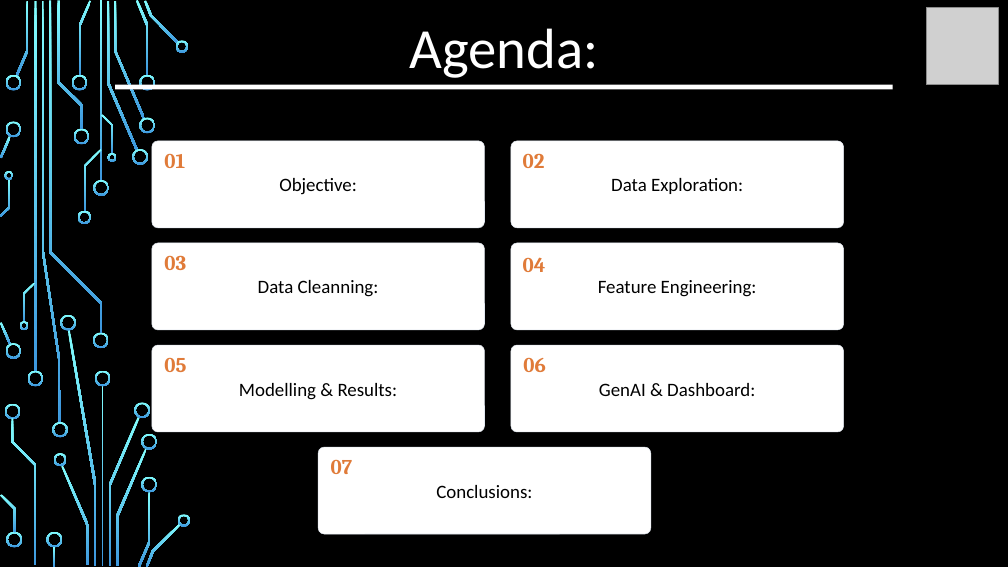
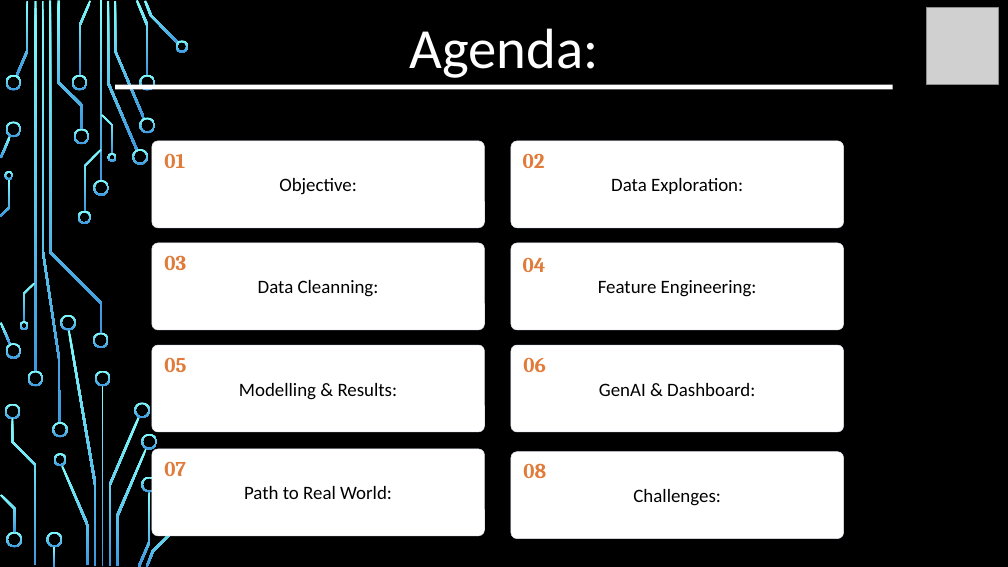
Before and after one commit to auli13/project-ds-end-to-end-v2, a slide deck: slide 2 of FPM.pptx. Drawn at 1008x567 pixels with LibreOffice and Linux fonts; fonts in the diff are those of the drawing; grey boxes stand for pictures; background and template pictures are left out. Boxes give left, top, right and bottom in pixels: in the first picture for what was removed or moved away, otherwise in the second. Text is boxed around its words. In the diff, an @@ line names an element or a change of style, - is before the commit and + after.

```diff
--- a/FPM.pptx
+++ b/FPM.pptx
@@ rounded rectangle "Path to Real World:": place and size @@
-rounded rectangle "Path to Real World:" at (318,447,651,534)
+rounded rectangle "Path to Real World:" at (152,449,485,536)
@@ text "07": place and size @@
-text "07" at (331,460,353,474)
+text "07" at (164,462,186,476)
@@ rounded rectangle added at (511,451,844,538), fill #FFFFFF, outline #E2E8F0 0.5 pt, 18 pt, text #000000 @@
+Challenges:
@@ text added at (523,463,546,478), 20 pt, text #E07B39, bold @@
+08
@@ text in rounded rectangle at (244,486,392,499): text changed @@
-Conclusions:
+Path to Real World:
@@ freeform shape removed at (178,514,191,526) @@
```
Also in this commit, not shown: 8 other slides changed, 3 slides added, 2 slides removed, 3 other files.
